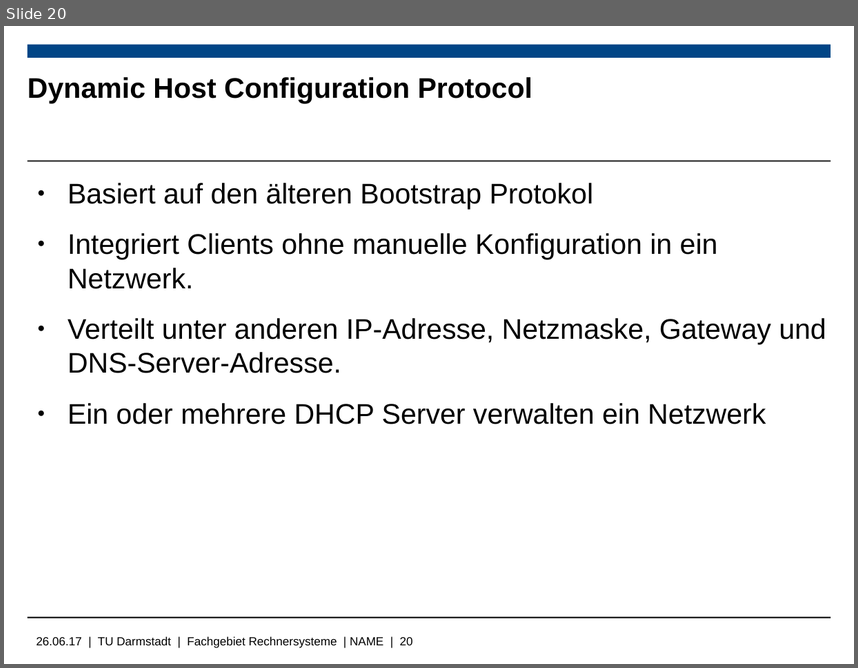
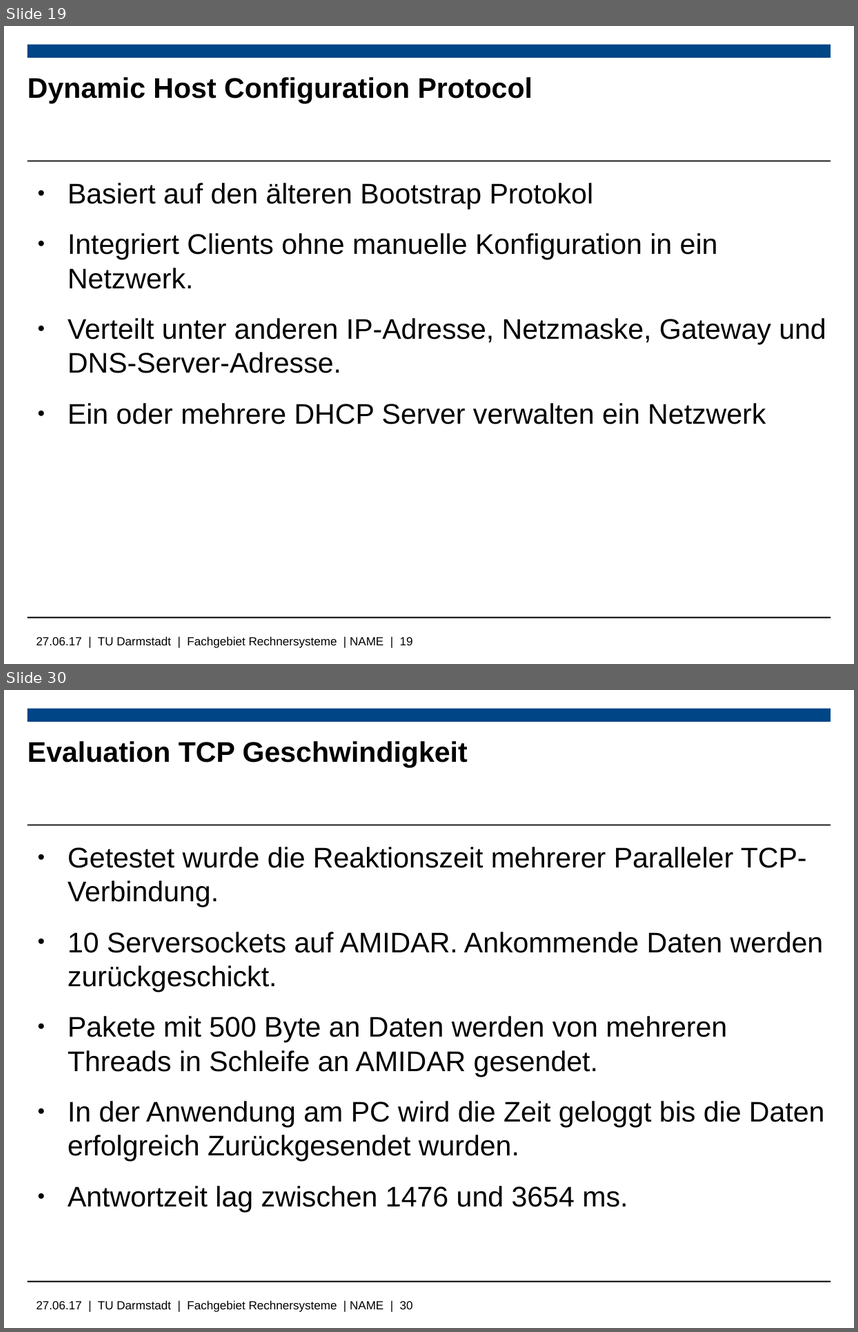
Before and after one commit to Wiero/Bachelorarbeit, a slide deck: Bachelorpräsenation.odp. Shown one above the other, each under a label of ours: slide 20 before the commit, slides 19 and 30 after it; the slides between them are not shown. The pictures are 858x668 and 858x1332 pixels, drawn with LibreOffice and Linux fonts; fonts in the diff are those of the drawing; background and template pictures are left out. Boxes give left, top, right and bottom in pixels: in the first picture for what was removed or moved away, otherwise in the second. Text is boxed around its words. In the diff, an @@ line names an element or a change of style, - is before the commit and + after.

```diff
--- a/Bachelorpräsenation.odp
+++ b/Bachelorpräsenation.odp
@@ slide 30 added at (x1=4, y1=690, x2=854, y2=1328), background #FFFFFF; not listed: 4 template elements that a slide beside it also shows @@
@@ title added at (x1=27, y1=741, x2=468, y2=768), 24 pt, text #000000, bold @@
+Evaluation TCP Geschwindigkeit
@@ text added at (x1=67, y1=847, x2=825, y2=1212), 24 pt, text #000000 @@
+● Getestet wurde die Reaktionszeit mehrerer Paralleler TCP-Verbindung.
+● 10 Serversockets auf AMIDAR. Ankommende Daten werden zurückgeschickt.
+● Pakete mit 500 Byte an Daten werden von mehreren Threads in Schleife an AMIDAR gesendet.
+● In der Anwendung am PC wird die Zeit geloggt bis die Daten erfolgreich Zurückgesendet wurden.
+● Antwortzeit lag zwischen 1476 und 3654 ms.
@@ what was slide 20 is now slide 19 @@
@@ text at (x1=36, y1=636, x2=413, y2=648): text changed @@
-26.06.17 | TU Darmstadt | Fachgebiet Rechnersysteme | NAME | 20
+27.06.17 | TU Darmstadt | Fachgebiet Rechnersysteme | NAME | 19
```
Also in this commit, not shown: 8 slides changed, 7 other slides added, 3 slides removed, 6 other files.
